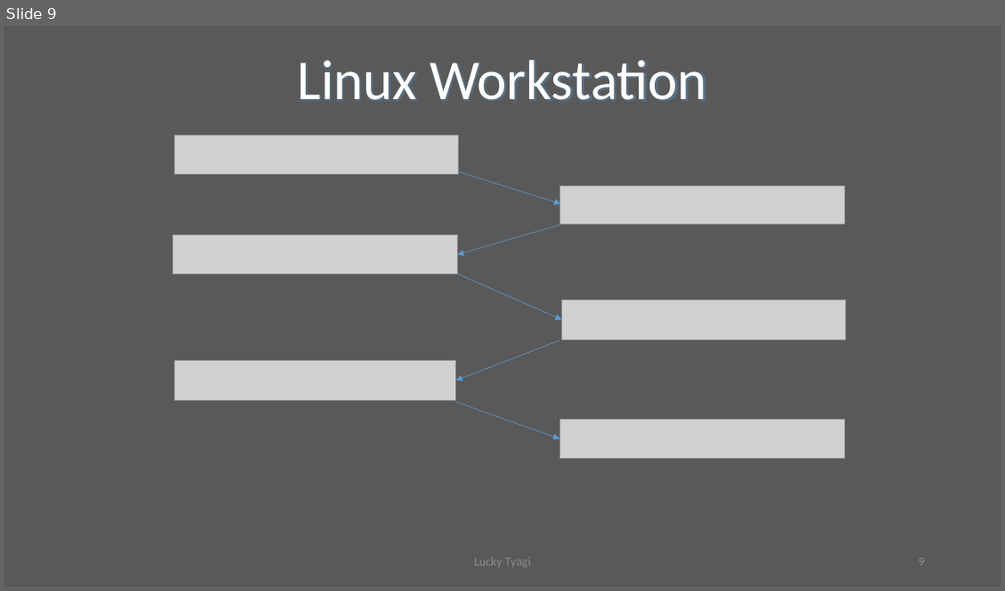
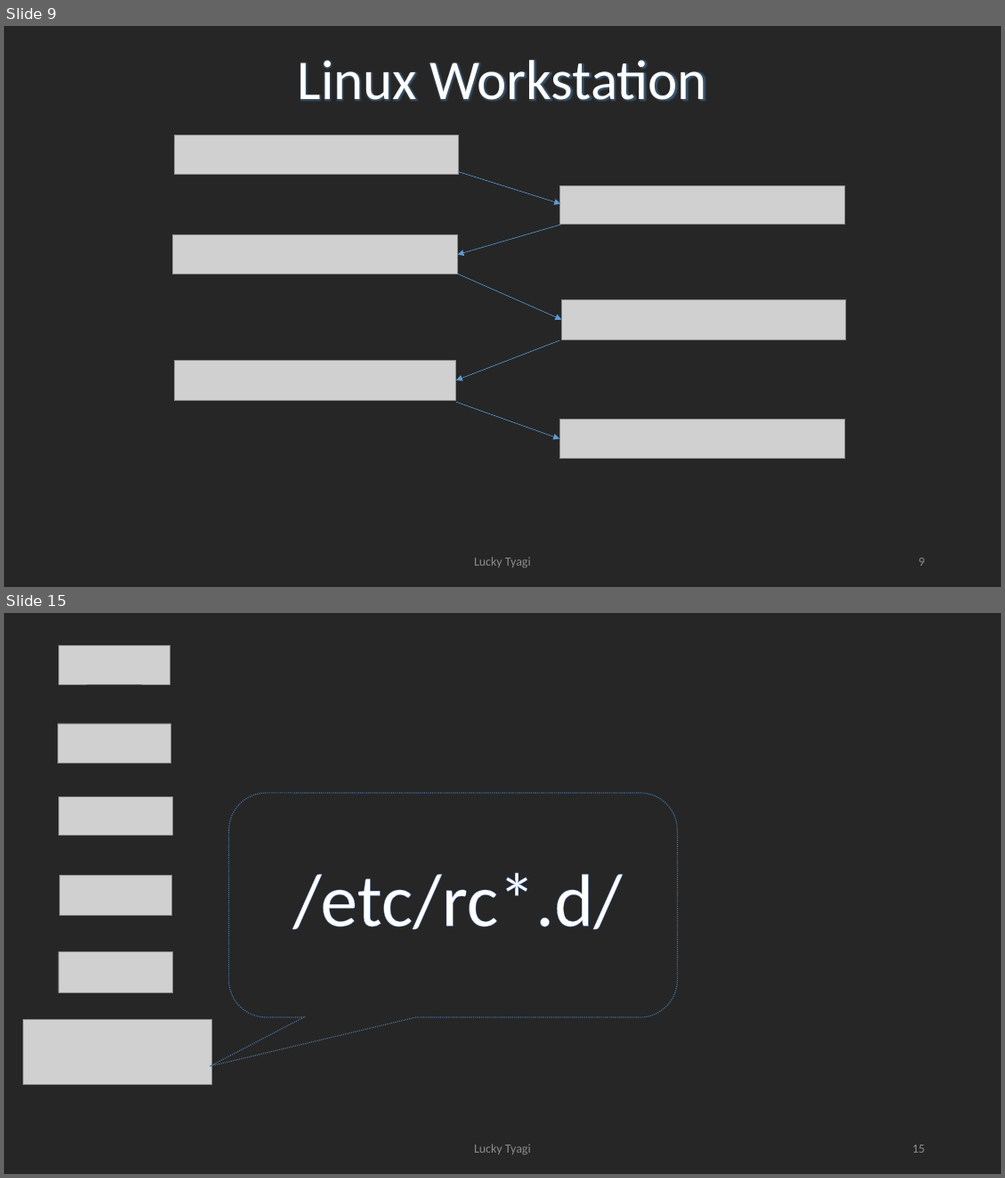
Before and after one commit to LuckyTyagi279/Misc, a slide deck: FRESHERS TRAINING.pptx. Shown one above the other, each under a label of ours: slide 9 before the commit, slides 9 and 15 after it; the slides between them are not shown. The pictures are 1005x591 and 1005x1178 pixels, drawn with LibreOffice and Linux fonts; fonts in the diff are those of the drawing; grey boxes stand for pictures. Boxes give left, top, right and bottom in pixels: in the first picture for what was removed or moved away, otherwise in the second. Text is boxed around its words. In the diff, an @@ line names an element or a change of style, - is before the commit and + after.

```diff
--- a/FRESHERS TRAINING.pptx
+++ b/FRESHERS TRAINING.pptx
@@ slide 15 added at <box>4,613,1001,1174</box>, background #262626 @@
@@ picture added at <box>59,645,170,684</box> @@
@@ picture added at <box>57,723,170,763</box> @@
@@ picture added at <box>58,797,172,835</box> @@
@@ rounded speech box added at <box>229,793,678,1017</box>, fill #262626 at 41% opacity, outline #43739E 1 pt dashed @@
@@ picture added at <box>59,876,171,915</box> @@
@@ text added at <box>292,872,622,930</box>, 72 pt, text #FFFFFF @@
+/etc/rc*.d/
@@ picture added at <box>58,952,173,993</box> @@
@@ picture added at <box>24,1019,212,1085</box> @@
@@ text added at <box>474,1143,531,1154</box>, 12 pt, text #8C8C8C @@
+Lucky Tyagi
@@ page number added at <box>912,1144,924,1152</box>, 12 pt, text #8C8C8C @@
+15
@@ slide 9 changed as well @@
@@ background #595959 to #262626 @@
```
Also in this commit, not shown: 9 other slides changed, 17 other slides added.
